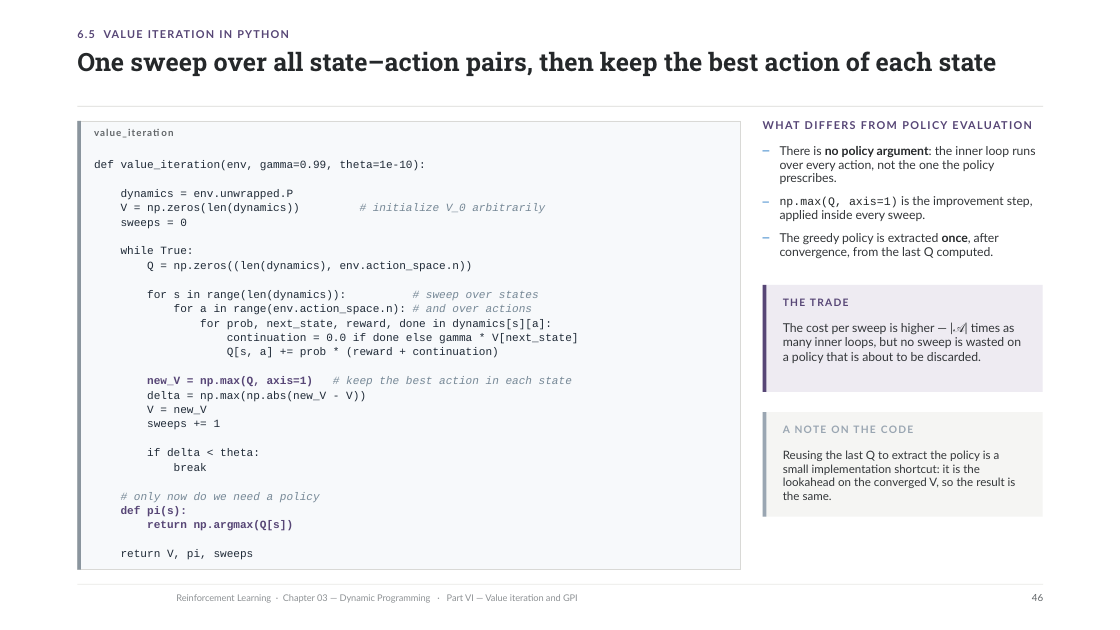
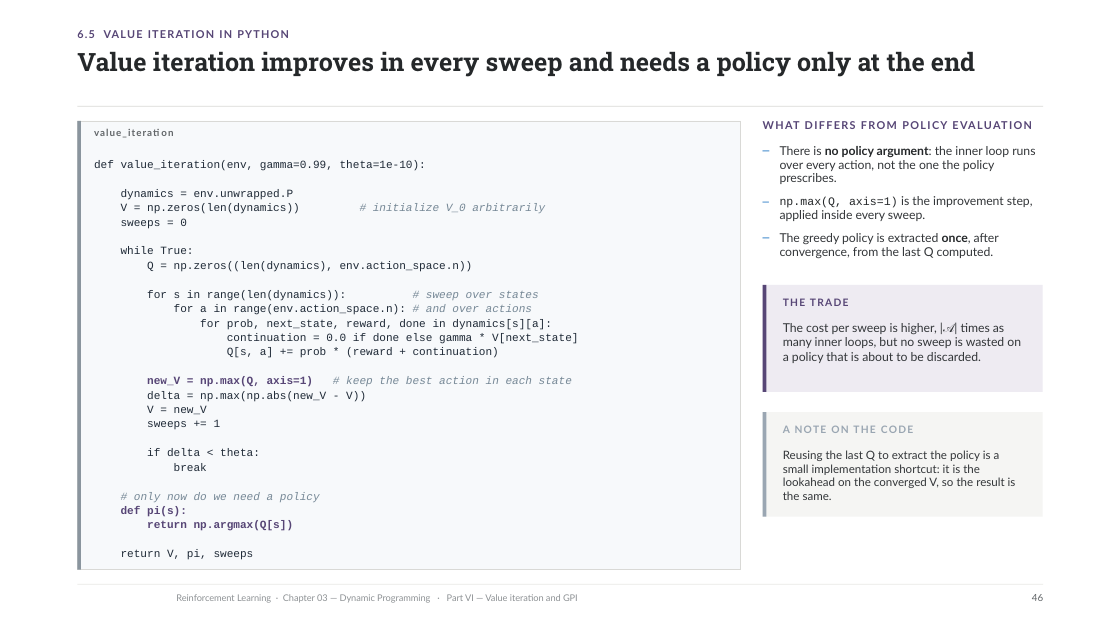
Before and after one commit to riccardoberta/reinforcement-learning, a slide deck: slide 46 of 03 - Dynamic Programming/slides.pptx. Drawn at 1120x630 pixels with LibreOffice and Linux fonts; fonts in the diff are those of the drawing; background and template pictures are left out. Boxes give left, top, right and bottom in pixels: in the first picture for what was removed or moved away, otherwise in the second. Text is boxed around its words. In the diff, an @@ line names an element or a change of style, - is before the commit and + after.

```diff
--- a/03 - Dynamic Programming/slides.pptx
+++ b/03 - Dynamic Programming/slides.pptx
@@ text at (77,51,975,77): text changed @@
-One sweep over all state–action pairs, then keep the best action of each state
+Value iteration improves in every sweep and needs a policy only at the end
@@ text at (783,323,1021,363): text changed @@
-The cost per sweep is higher — |𝒜| times as many inner loops, but no sweep is wasted on a policy that is about to be discarded.
+The cost per sweep is higher, |𝒜| times as many inner loops, but no sweep is wasted on a policy that is about to be discarded.
```
Also in this commit, not shown: 27 other slides changed, 14 other files.
